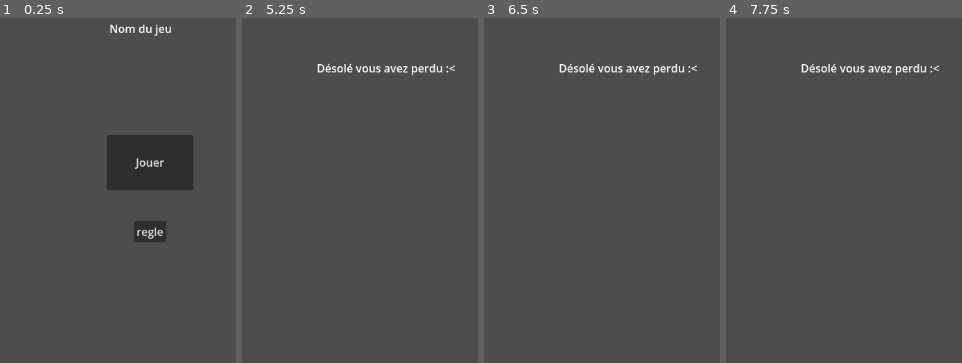
Above: before the commit, frames 1-4 (left to right).
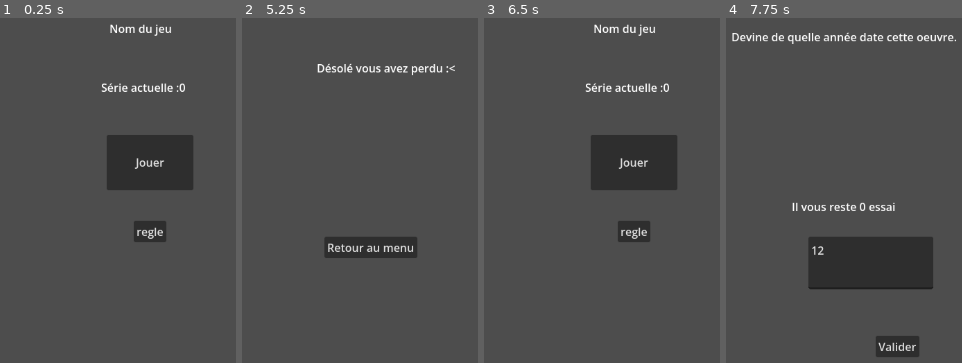
Above: after the commit, the same moments.

Repository: Alpagateau/sda
Game: Godot game, scene res://Scenes/main.tscn
Same seed, same stepped clock (60 frames per second), same inputs: the game is played once before the commit and once after it.
Inputs (mouse positions are in pixels of both pictures, inside the frame that each line leads up to):
- Up to frame 1 (0.25 s): no input
- Up to frame 2 (5.25 s): click "Jouer" at 0.5 s; click (385, 262) at 1.27 s; type "12" at 1.35 s; click "Valider" at 2 s; click "Valider" at 2.75 s; click "Valider" at 3.5 s; tap Enter at 4.25 s; tap Space at 5 s
- Up to frame 3 (6.5 s): click (613, 245) at 5.75 s, where only the run after the commit has a clickable "Retour au menu"
- Up to frame 4 (7.75 s): click (877, 162) at 6.5 s, where only the run after the commit has a clickable "Jouer"; tap Enter at 7.25 s

The runs differ from the first frame. In frame 1, 0.5% of the frame differs, in the area x 42-79%, y 18-22%; in frame 2, 2.1%; in frame 3, 8.0%; in frame 4, 11%, in the area x 2-98%, y 4-99%.

Commit message:
Added return button on win and lose panels

Diff:
--- a/Scenes/main.tscn
+++ b/Scenes/main.tscn
@@ -58,6 +58,14 @@
 offset_right = 570.0
 offset_bottom = 377.0
 text = "regle"
+
+[node name="StreakText" type="Label" parent="Menus/TitleScreen" unique_id=1784228704]
+layout_mode = 0
+offset_left = 476.0
+offset_top = 142.0
+offset_right = 599.0
+offset_bottom = 165.0
+text = "Série actuelle: X"
 
 [node name="Rules" type="Control" parent="Menus" unique_id=256076366]
 visible = false
@@ -128,13 +136,23 @@
 offset_right = 628.0
 offset_bottom = 289.0
 
-[node name="Win" type="Control" parent="Menus" unique_id=1064467297]
+[node name="EndGamePanel" type="Control" parent="Menus" unique_id=571691386]
 visible = false
 anchors_preset = 0
-offset_right = 40.0
-offset_bottom = 40.0
+offset_left = 449.0
+offset_top = 369.0
+offset_right = 489.0
+offset_bottom = 409.0
 
-[node name="WinText" type="Label" parent="Menus/Win" unique_id=317403119]
+[node name="Win" type="Control" parent="Menus/EndGamePanel" unique_id=1064467297]
+visible = false
+anchors_preset = 0
+offset_left = -449.0
+offset_top = -369.0
+offset_right = -409.0
+offset_bottom = -329.0
+
+[node name="WinText" type="Label" parent="Menus/EndGamePanel/Win" unique_id=317403119]
 layout_mode = 0
 offset_left = 438.0
 offset_top = 114.0
@@ -142,13 +160,15 @@
 offset_bottom = 137.0
 text = "Vous avez gagné en X essais."
 
-[node name="Lose" type="Control" parent="Menus" unique_id=102654381]
+[node name="Lose" type="Control" parent="Menus/EndGamePanel" unique_id=102654381]
 visible = false
 anchors_preset = 0
-offset_right = 40.0
-offset_bottom = 40.0
+offset_left = -449.0
+offset_top = -369.0
+offset_right = -409.0
+offset_bottom = -329.0
 
-[node name="LoseText" type="Label" parent="Menus/Lose" unique_id=385585918]
+[node name="LoseText" type="Label" parent="Menus/EndGamePanel/Lose" unique_id=385585918]
 layout_mode = 0
 offset_left = 438.0
 offset_top = 114.0
@@ -156,7 +176,14 @@
 offset_bottom = 137.0
 text = "Désolé vous avez perdu :<"
 
+[node name="ReturnButton" type="Button" parent="Menus/EndGamePanel" unique_id=943279623]
+layout_mode = 0
+offset_right = 8.0
+offset_bottom = 8.0
+text = "Retour au menu"
+
 [connection signal="pressed" from="Menus/TitleScreen/Play" to="." method="_on_play_pressed"]
 [connection signal="pressed" from="Menus/TitleScreen/Rules" to="." method="_on_rules_pressed"]
 [connection signal="pressed" from="Menus/Rules/Return" to="." method="_on_return_pressed"]
 [connection signal="pressed" from="Menus/Game/Guess" to="." method="_on_guess_pressed"]
+[connection signal="pressed" from="Menus/EndGamePanel/ReturnButton" to="." method="_on_return_pressed"]
--- a/Scenes/main_scene.gd
+++ b/Scenes/main_scene.gd
@@ -45,6 +45,7 @@
 	kill_tween.emit()
 	$Menus/TitleScreen/WaitingText.hide()
 	$Menus/TitleScreen/Play.disabled = false
+	update_title_screen()
 
 func show_only_menu(menu : Control) -> void :
 	for m in $Menus.get_children():
@@ -52,9 +53,22 @@
 			m.hide()
 	menu.show()
 
+func update_title_screen() -> void :
+	update_streak_text(win_streak)
+
 func start_game() -> void :
 	show_only_menu($Menus/Game)
 	$Menus/Game/TextureRect.show()
+
+func show_win_menu() -> void:
+	show_only_menu($Menus/EndGamePanel)
+	$Menus/EndGamePanel/Win.show()
+	$Menus/EndGamePanel/ReturnButton.show()
+
+func show_lose_menu() -> void:
+	show_only_menu($Menus/EndGamePanel)
+	$Menus/EndGamePanel/Lose.show()
+	$Menus/EndGamePanel/ReturnButton.show()
 
 func _on_play_pressed() -> void:
 	start_game()
@@ -63,6 +77,7 @@
 	show_only_menu($Menus/Rules)
 
 func _on_return_pressed() -> void:
+	update_title_screen()
 	show_only_menu($Menus/TitleScreen)
 
 func _on_guess_pressed() -> void:
@@ -74,10 +89,10 @@
 			update_win_text(max_attemps - attemps)
 			win_streak += 1
 			total_win += 1
-			show_only_menu($Menus/Win)
+			show_win_menu()
 		elif attemps == 0 :
 			win_streak = 0
-			show_only_menu($Menus/Lose)
+			show_lose_menu()
 
 func decrement_attemps() -> void :
 	attemps -= 1
@@ -87,6 +102,9 @@
 	var s : String = "" if value < 2 else "s"
 	$Menus/Game/AttempsText.text = "Il vous reste " + str(value) + " essai" + s
 
+func update_streak_text(value : int) -> void:
+	$Menus/TitleScreen/StreakText.text = "Série actuelle :" + str(value)
+
 func update_win_text(value : int) -> void :
 	var s : String = "" if value < 2 else "s"
 	$Menus/Win/WinText.text = "Vous avez gagné en " + str(value) + " essai" + s
